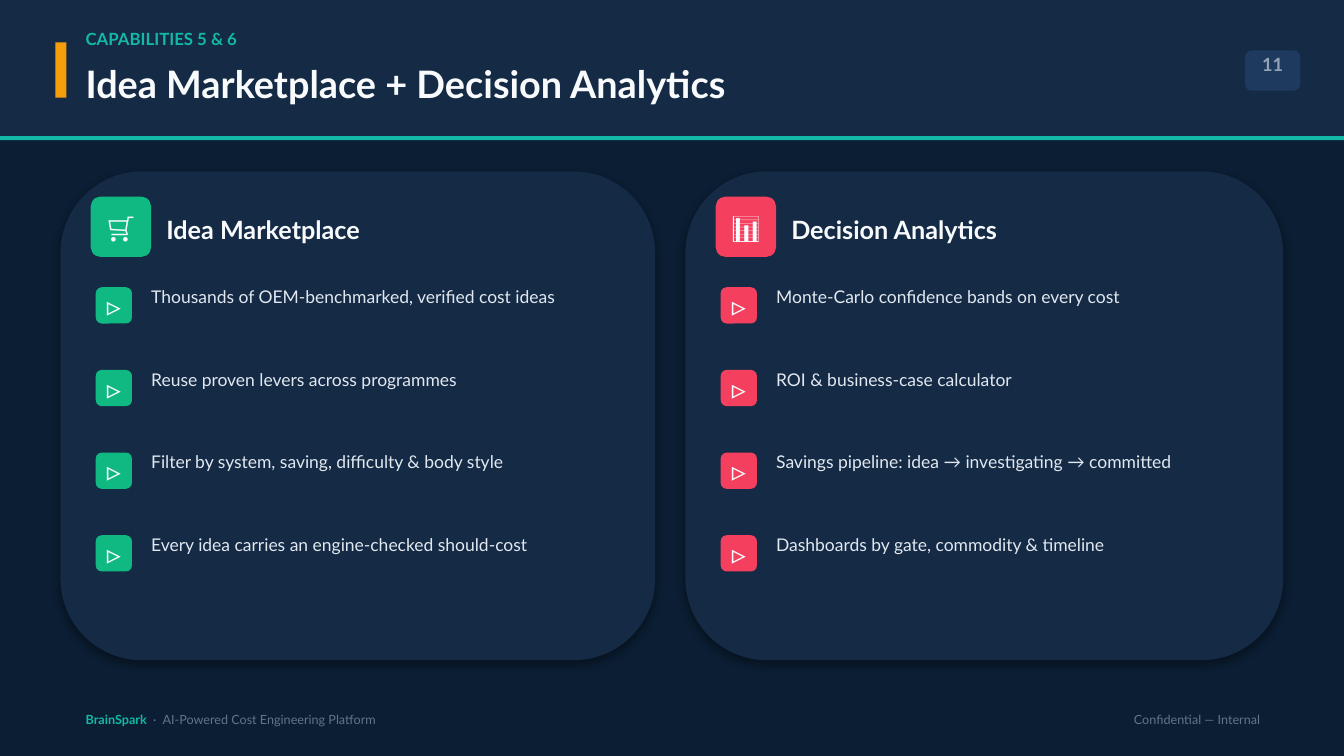
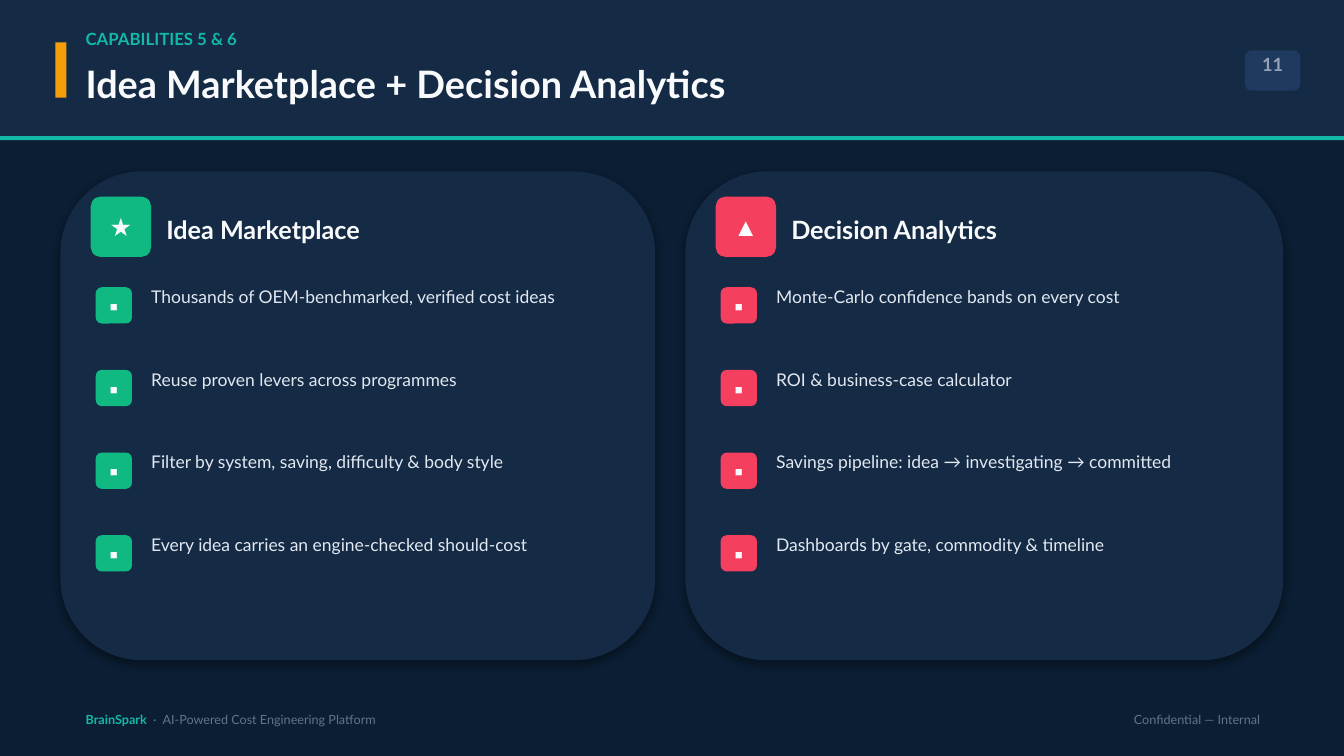
Before and after one commit to bhosaleavinash546/leamington-marathi, a slide deck: slide 11 of BrainSpark_Director_Presentation.pptx. Drawn at 1344x756 pixels with LibreOffice and Linux fonts; fonts in the diff are those of the drawing. Boxes give left, top, right and bottom in pixels: in the first picture for what was removed or moved away, otherwise in the second. Text is boxed around its words. In the diff, an @@ line names an element or a change of style, - is before the commit and + after.

```diff
--- a/BrainSpark_Director_Presentation.pptx
+++ b/BrainSpark_Director_Presentation.pptx
@@ text at (91,197,151,257): text changed; size 20 to 18 pt; font Lato to Arial @@
-🛒
+★
@@ text at (716,197,776,257): text changed; size 20 to 18 pt; font Lato to Arial @@
-📊
+▲
@@ text at (96,287,132,324): text changed; size 20 to 18 pt; font Lato to Arial @@
-▹
+▪
@@ text at (721,287,757,324): text changed; size 20 to 18 pt; font Lato to Arial @@
-▹
+▪
@@ text at (96,370,132,406): text changed; size 20 to 18 pt; font Lato to Arial @@
-▹
+▪
@@ text at (721,370,757,406): text changed; size 20 to 18 pt; font Lato to Arial @@
-▹
+▪
@@ text at (96,453,132,489): text changed; size 20 to 18 pt; font Lato to Arial @@
-▹
+▪
@@ text at (721,453,757,489): text changed; size 20 to 18 pt; font Lato to Arial @@
-▹
+▪
@@ text at (96,535,132,572): text changed; size 20 to 18 pt; font Lato to Arial @@
-▹
+▪
@@ text at (721,535,757,572): text changed; size 20 to 18 pt; font Lato to Arial @@
-▹
+▪
```
Also in this commit, not shown: 14 other slides changed.
